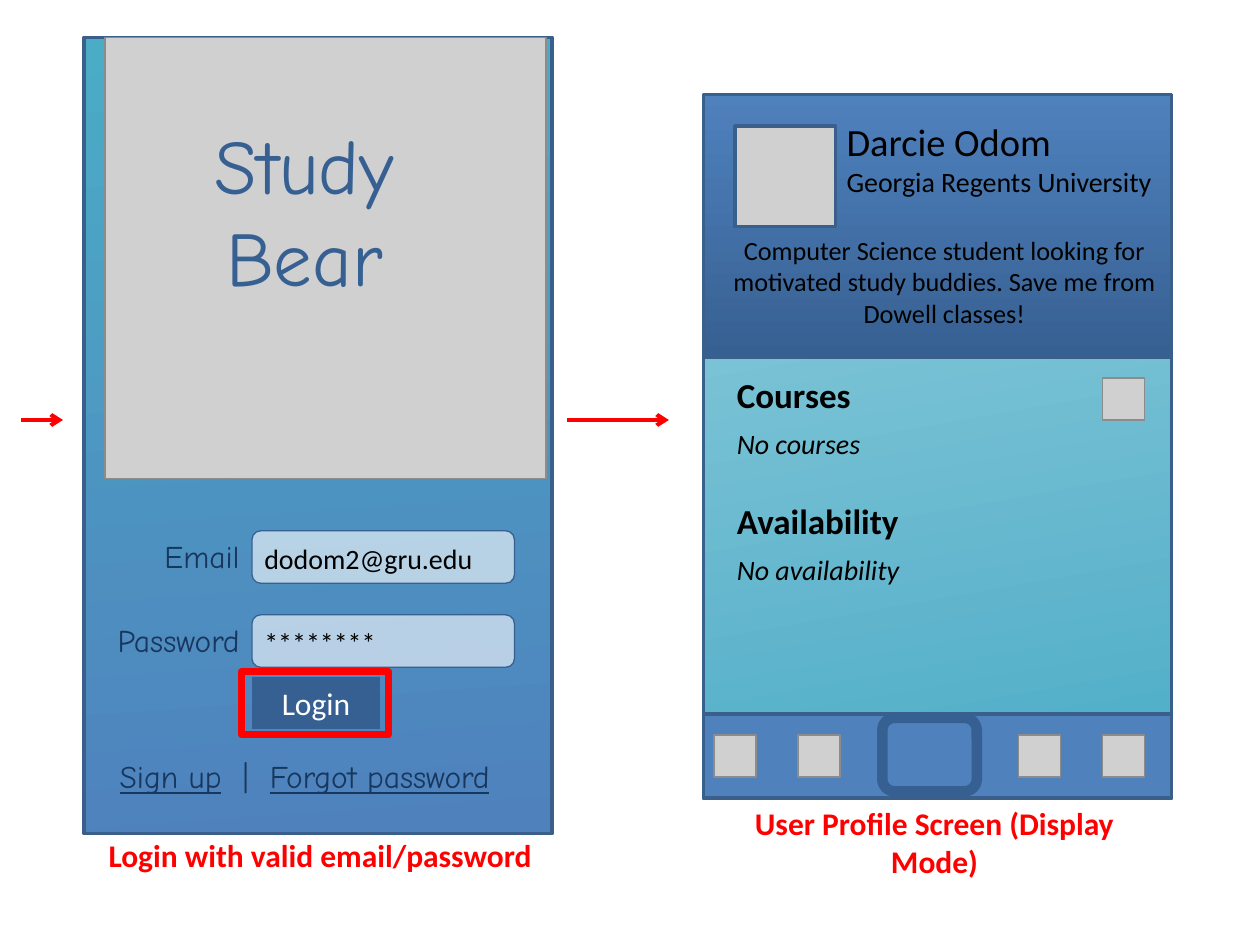
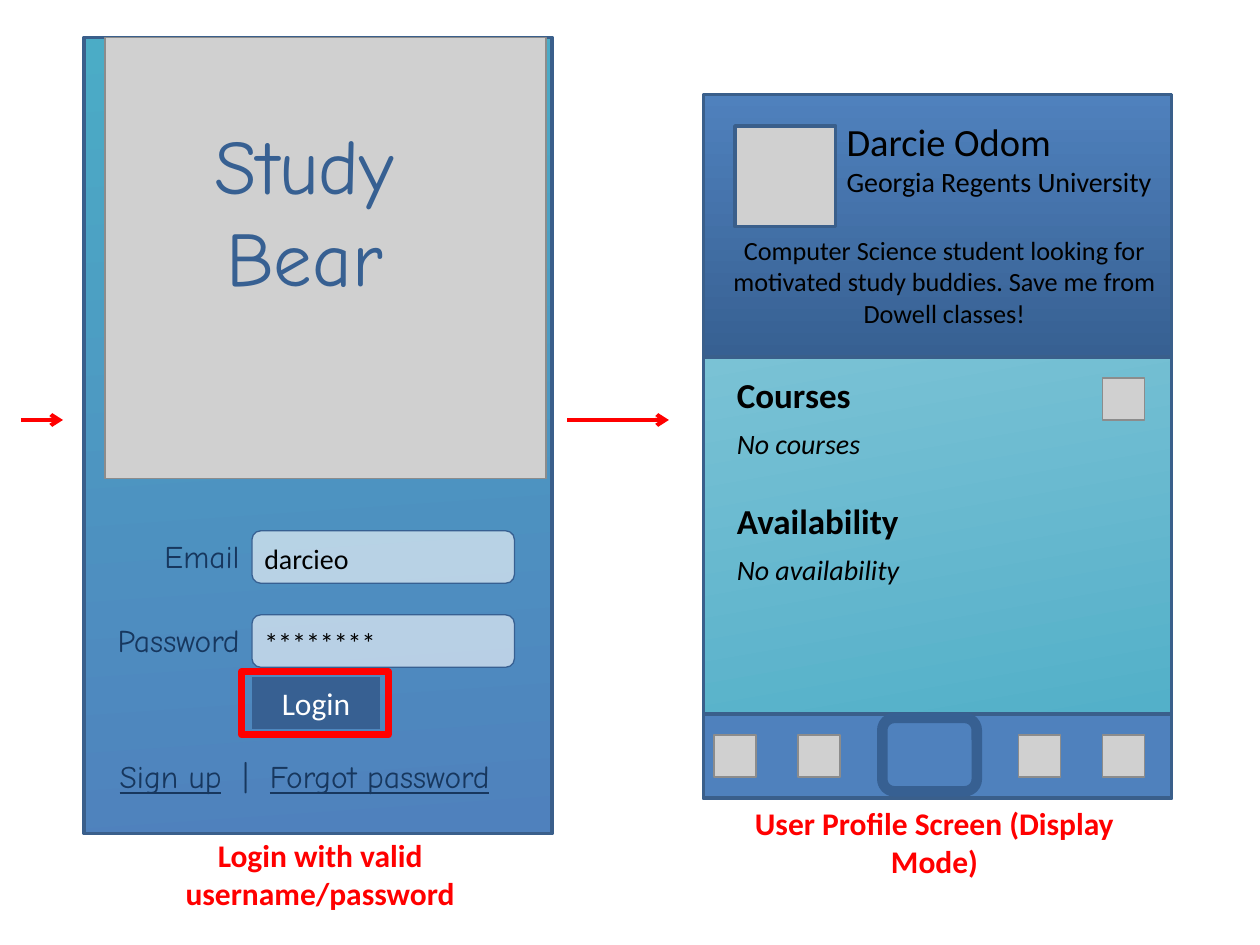
Before and after one commit to Cjreynol-zz/Study-Bear, a slide deck: slide 8 of docs/mock-ups/Mock-ups.pptx. Drawn at 1260x945 pixels with LibreOffice and Linux fonts; fonts in the diff are those of the drawing; grey boxes stand for pictures. Boxes give left, top, right and bottom in pixels: in the first picture for what was removed or moved away, otherwise in the second. Text is boxed around its words. In the diff, an @@ line names an element or a change of style, - is before the commit and + after.

```diff
--- a/docs/mock-ups/Mock-ups.pptx
+++ b/docs/mock-ups/Mock-ups.pptx
@@ text at [264,549,348,569]: text changed @@
-dodom2@gru.edu
+darcieo
@@ text at [186,845,455,910]: text changed @@
-Login with valid email/password
+Login with valid username/password
```
Also in this commit, not shown: 11 other slides changed.
